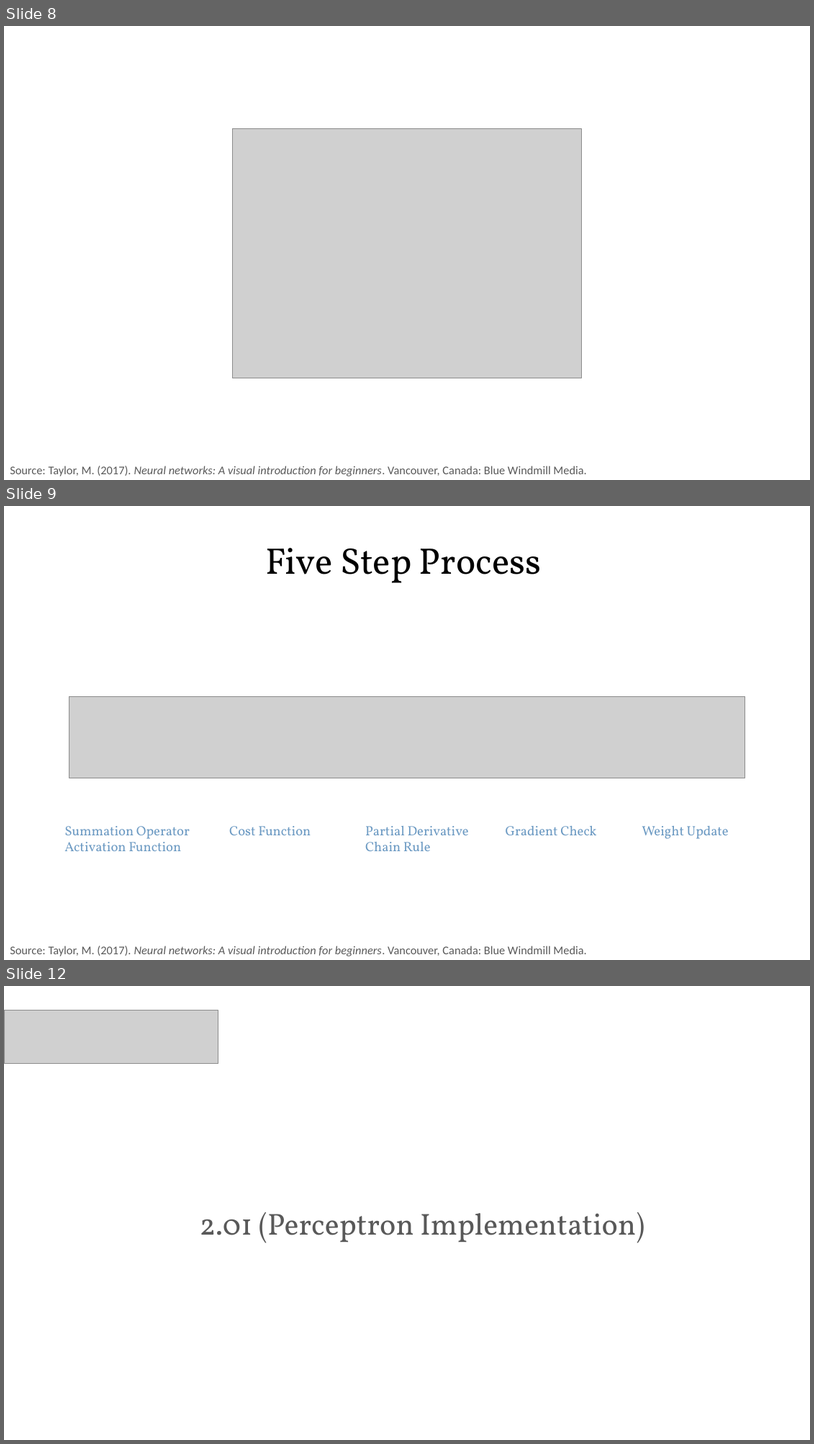
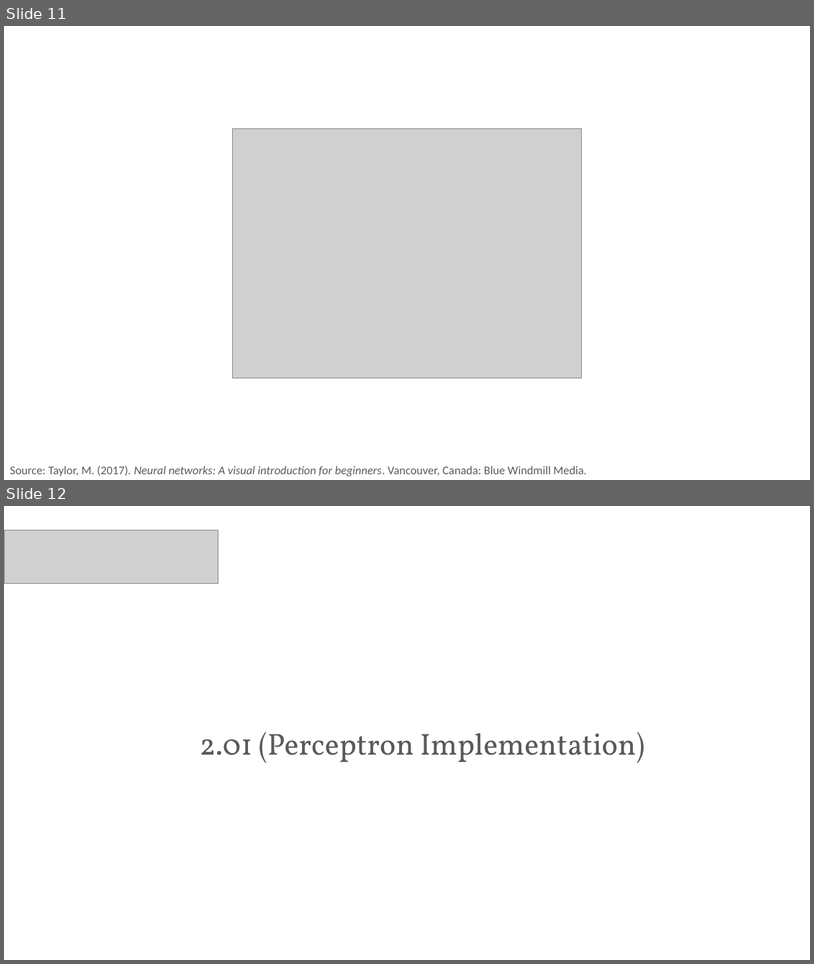
Before and after one commit to PracticumAI-Test/deep_learning, a slide deck: dl_neural_anatomy.pptx. Shown one above the other, each under a label of ours: slides 8, 9 and 12 before the commit, slides 11 and 12 after it; the slides between them are not shown. The pictures are 814x1444 and 814x964 pixels, drawn with LibreOffice and Linux fonts; fonts in the diff are those of the drawing; grey boxes stand for pictures. Boxes give left, top, right and bottom in pixels: in the first picture for what was removed or moved away, otherwise in the second. Text is boxed around its words. In the diff, an @@ line names an element or a change of style, - is before the commit and + after.

```diff
--- a/dl_neural_anatomy.pptx
+++ b/dl_neural_anatomy.pptx
@@ slide 9 removed at bbox=[4, 506, 810, 960], background #FFFFFF @@
@@ title removed at bbox=[265, 548, 542, 583] @@
-Five Step Process
@@ picture removed at bbox=[70, 697, 746, 778] @@
@@ group removed at bbox=[64, 826, 729, 851]: 5 texts @@
-Summation Operator Activation Function
-Cost Function
-Partial Derivative
-Chain Rule
-Gradient Check
-Weight Update
@@ text removed at bbox=[10, 945, 586, 956] @@
-Source: Taylor, M. (2017). Neural networks: A visual introduction for beginners. Vancouver, Canada: Blue Windmill Media.
@@ what was slide 8 is now slide 11 @@
```
Also in this commit, not shown: 2 slides changed, 7 slides added, 5 other slides removed, 5 other files.
